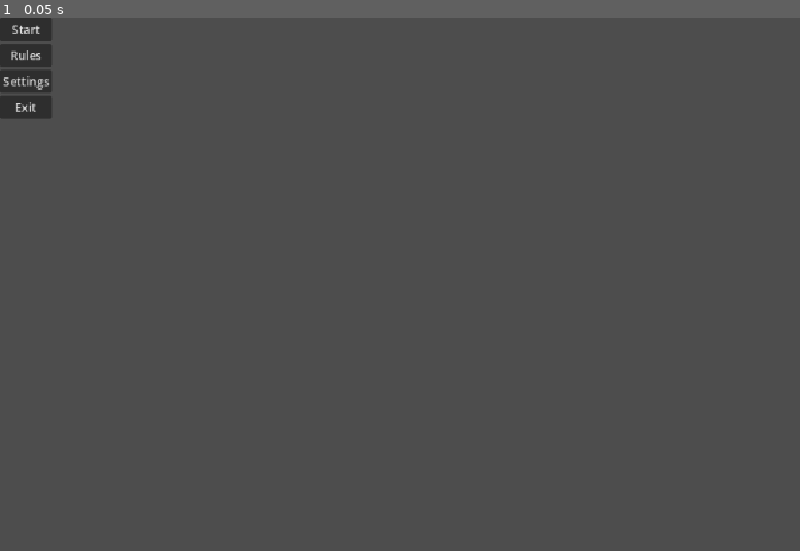
Above: before the commit, frame 1.
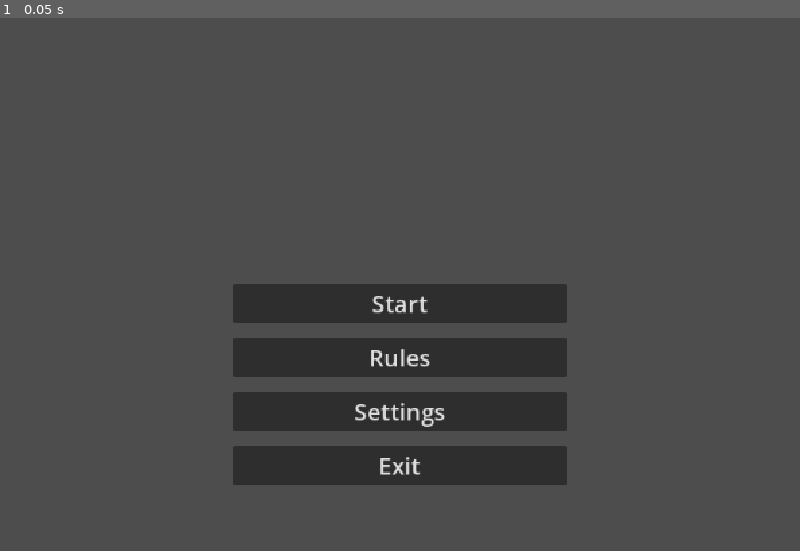
Above: after the commit, the same moment.

Repository: wushenrong/CSCE552
Game: Godot game, scene res://scenes/scene01.tscn
Same seed, same stepped clock (60 frames per second), same inputs: the game is played once before the commit and once after it. The project has no main scene, so this scene is started directly.
Inputs:
- Up to frame 1 (0.05 s): no input

The runs differ from the first frame. In frame 1, 13% of the frame differs, in the area x 0-71%, y 0-88%.

Commit message:
feat: Reorganize scenes and style controls

Diff:
--- a/dungeon_dive/dungeon-dive/project.godot
+++ b/dungeon_dive/dungeon-dive/project.godot
@@ -21,6 +21,11 @@
 window/stretch/mode="canvas_items"
 window/stretch/aspect="expand"
 
+[editor]
+
+version_control/plugin_name="GitPlugin"
+version_control/autoload_on_startup=true
+
 [physics]
 
 3d/physics_engine="Jolt Physics"
--- a/dungeon_dive/dungeon-dive/scenes/scene01.tscn
+++ b/dungeon_dive/dungeon-dive/scenes/scene01.tscn
@@ -2,31 +2,51 @@
 
 [node name="MainMenu" type="Control" unique_id=976090712]
 layout_mode = 3
-anchors_preset = 0
-offset_right = 70.0
-offset_bottom = 140.0
+anchors_preset = 15
+anchor_right = 1.0
+anchor_bottom = 1.0
+grow_horizontal = 2
+grow_vertical = 2
 
 [node name="GameName" type="TextureRect" parent="." unique_id=235175782]
-layout_mode = 0
-offset_right = 70.0
+layout_mode = 1
+anchors_preset = 10
+anchor_right = 1.0
+offset_bottom = 121.0
+grow_horizontal = 2
 
 [node name="VBoxContainer" type="VBoxContainer" parent="." unique_id=1906671654]
-layout_mode = 0
-offset_right = 40.0
-offset_bottom = 40.0
+layout_mode = 1
+anchors_preset = 8
+anchor_left = 0.5
+anchor_top = 0.5
+anchor_right = 0.5
+anchor_bottom = 0.5
+offset_left = -225.0
+offset_top = -15.0
+offset_right = 225.0
+offset_bottom = 285.0
+grow_horizontal = 2
+grow_vertical = 2
+theme_override_constants/separation = 20
+alignment = 1
 
 [node name="StartButton" type="Button" parent="VBoxContainer" unique_id=702022105]
 layout_mode = 2
+theme_override_font_sizes/font_size = 32
 text = "Start"
 
 [node name="RulesButton" type="Button" parent="VBoxContainer" unique_id=1403978046]
 layout_mode = 2
+theme_override_font_sizes/font_size = 32
 text = "Rules"
 
 [node name="SettingsButton" type="Button" parent="VBoxContainer" unique_id=621562287]
 layout_mode = 2
+theme_override_font_sizes/font_size = 32
 text = "Settings"
 
 [node name="ExitButton" type="Button" parent="VBoxContainer" unique_id=2076592403]
 layout_mode = 2
+theme_override_font_sizes/font_size = 32
 text = "Exit"
--- a/dungeon_dive/dungeon-dive/scenes/scene02.tscn
+++ b/dungeon_dive/dungeon-dive/scenes/scene02.tscn
@@ -2,31 +2,57 @@
 
 [node name="SettingsMenu" type="Control" unique_id=1887844083]
 layout_mode = 3
-anchors_preset = 0
-offset_right = 8.0
-offset_bottom = 36.0
+anchors_preset = 15
+anchor_right = 1.0
+anchor_bottom = 1.0
+grow_horizontal = 2
+grow_vertical = 2
 
 [node name="SettingsLabel" type="Label" parent="." unique_id=501653643]
-layout_mode = 0
-offset_right = 40.0
-offset_bottom = 23.0
+layout_mode = 1
+anchors_preset = 10
+anchor_right = 1.0
+offset_bottom = 200.0
+grow_horizontal = 2
+theme_override_font_sizes/font_size = 64
 text = "Settings"
+horizontal_alignment = 1
+vertical_alignment = 1
 
 [node name="VBoxContainer" type="VBoxContainer" parent="." unique_id=1064327237]
-layout_mode = 0
-offset_top = 26.0
-offset_right = 40.0
-offset_bottom = 62.0
+layout_mode = 1
+anchors_preset = 8
+anchor_left = 0.5
+anchor_top = 0.5
+anchor_right = 0.5
+anchor_bottom = 0.5
+offset_left = -180.0
+offset_top = -61.5
+offset_right = 180.0
+offset_bottom = 61.5
+grow_horizontal = 2
+grow_vertical = 2
 
 [node name="SFXSlider" type="HSlider" parent="VBoxContainer" unique_id=1706739807]
 layout_mode = 2
+value = 100.0
 
 [node name="MusicSlider" type="HSlider" parent="VBoxContainer" unique_id=142699060]
 layout_mode = 2
+value = 100.0
 
 [node name="BackButton" type="Button" parent="." unique_id=394461022]
-layout_mode = 0
-offset_top = 68.0
-offset_right = 45.0
-offset_bottom = 99.0
+layout_mode = 1
+anchors_preset = 7
+anchor_left = 0.5
+anchor_top = 1.0
+anchor_right = 0.5
+anchor_bottom = 1.0
+offset_left = -75.0
+offset_top = -170.0
+offset_right = 75.0
+offset_bottom = -110.0
+grow_horizontal = 2
+grow_vertical = 0
+theme_override_font_sizes/font_size = 32
 text = "Back"
--- a/dungeon_dive/dungeon-dive/scenes/scene03.tscn
+++ b/dungeon_dive/dungeon-dive/scenes/scene03.tscn
@@ -1,3 +1,35 @@
 [gd_scene format=3 uid="uid://cvoptdt8h8f6j"]
 
-[node name="PauseMenu" type="Node" unique_id=1861493965]
+[node name="PauseMenu" type="Control" unique_id=748563186]
+layout_mode = 3
+anchors_preset = 15
+anchor_right = 1.0
+anchor_bottom = 1.0
+grow_horizontal = 2
+grow_vertical = 2
+
+[node name="VBoxContainer" type="VBoxContainer" parent="." unique_id=1647626151]
+layout_mode = 1
+anchors_preset = 8
+anchor_left = 0.5
+anchor_top = 0.5
+anchor_right = 0.5
+anchor_bottom = 0.5
+offset_left = -100.0
+offset_top = -75.0
+offset_right = 100.0
+offset_bottom = 75.0
+grow_horizontal = 2
+grow_vertical = 2
+theme_override_constants/separation = 20
+alignment = 1
+
+[node name="SettingsButton" type="Button" parent="VBoxContainer" unique_id=619186757]
+layout_mode = 2
+theme_override_font_sizes/font_size = 32
+text = "Settings"
+
+[node name="BackButton" type="Button" parent="VBoxContainer" unique_id=1722008640]
+layout_mode = 2
+theme_override_font_sizes/font_size = 32
+text = "Back"
Renamed: dungeon_dive/dungeon-dive/objects/boss.tscn -> dungeon_dive/dungeon-dive/objects/game/boss.tscn
Renamed: dungeon_dive/dungeon-dive/objects/card.tscn -> dungeon_dive/dungeon-dive/objects/game/card.tscn
Renamed: dungeon_dive/dungeon-dive/objects/deck.tscn -> dungeon_dive/dungeon-dive/objects/game/deck.tscn
Renamed: dungeon_dive/dungeon-dive/objects/reward.tscn -> dungeon_dive/dungeon-dive/objects/game/reward.tscn
Renamed: dungeon_dive/dungeon-dive/objects/tile.tscn -> dungeon_dive/dungeon-dive/objects/game/tile.tscn
